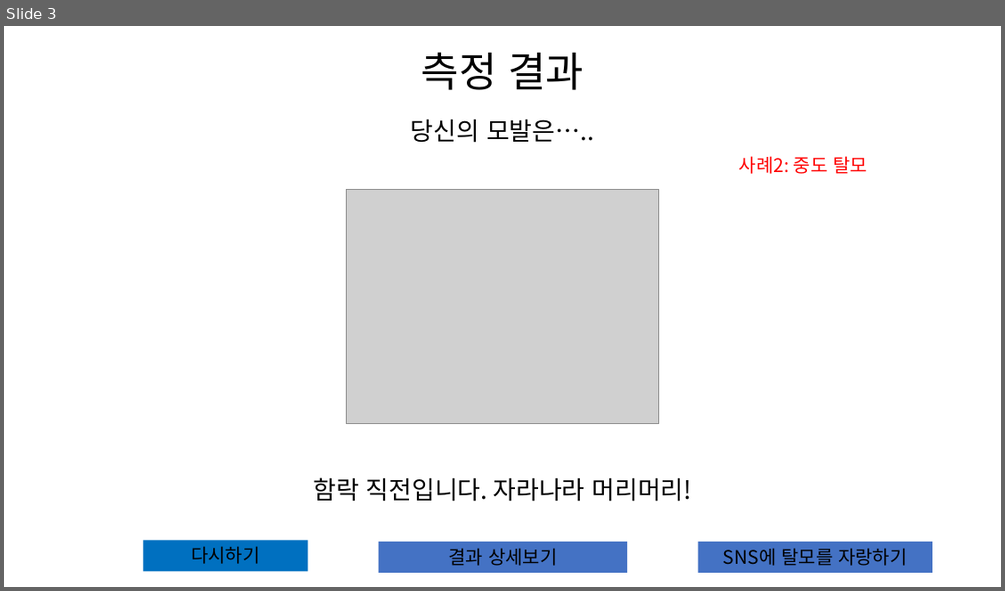
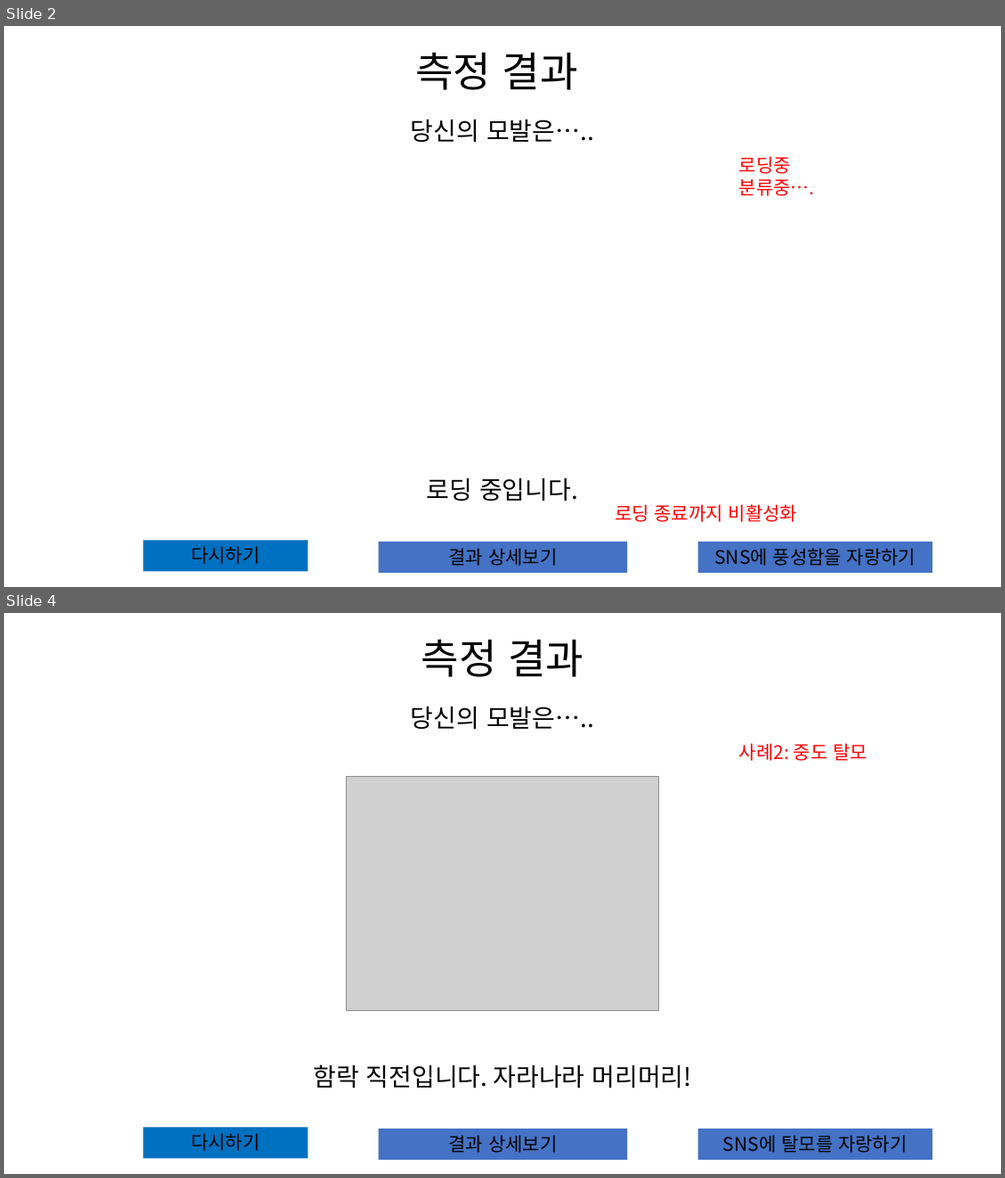
Before and after one commit to Teachable-Machine/OSS_Project, a slide deck: Frontend/design/OSS_project_design.pptx. Shown one above the other, each under a label of ours: slide 3 before the commit, slides 2 and 4 after it; the slides between them are not shown. The pictures are 1005x591 and 1005x1178 pixels, drawn with LibreOffice and Linux fonts; fonts in the diff are those of the drawing; grey boxes stand for pictures. Boxes give left, top, right and bottom in pixels: in the first picture for what was removed or moved away, otherwise in the second. Text is boxed around its words. In the diff, an @@ line names an element or a change of style, - is before the commit and + after.

```diff
--- a/Frontend/design/OSS_project_design.pptx
+++ b/Frontend/design/OSS_project_design.pptx
@@ slide 2 added at (4, 26, 1001, 587), background #FFFFFF @@
@@ title added at (415, 52, 578, 90), 39.6 pt, text #000000 @@
+측정 결과
@@ text added at (411, 119, 594, 143), 24 pt, text #000000 @@
+당신의 모발은…..
@@ text added at (739, 156, 815, 196), 18 pt, text #FF0000 @@
+로딩중
+분류중….
@@ text added at (427, 477, 578, 501), 24 pt, text #000000 @@
+로딩 중입니다.
@@ text added at (615, 504, 797, 522), 18 pt, text #FF0000 @@
+로딩 종료까지 비활성화
@@ rectangle added at (143, 540, 307, 572), fill #0070C0, 18 pt, text #000000 @@
+다시하기
@@ rectangle added at (379, 541, 628, 572), fill #4472C4, 18 pt, text #000000 @@
+결과 상세보기
@@ rectangle added at (698, 541, 933, 572), fill #4472C4, 18 pt, text #000000 @@
+SNS에 풍성함을 자랑하기
@@ what was slide 3 is now slide 4 @@
```
Also in this commit, not shown: 3 slides changed.
